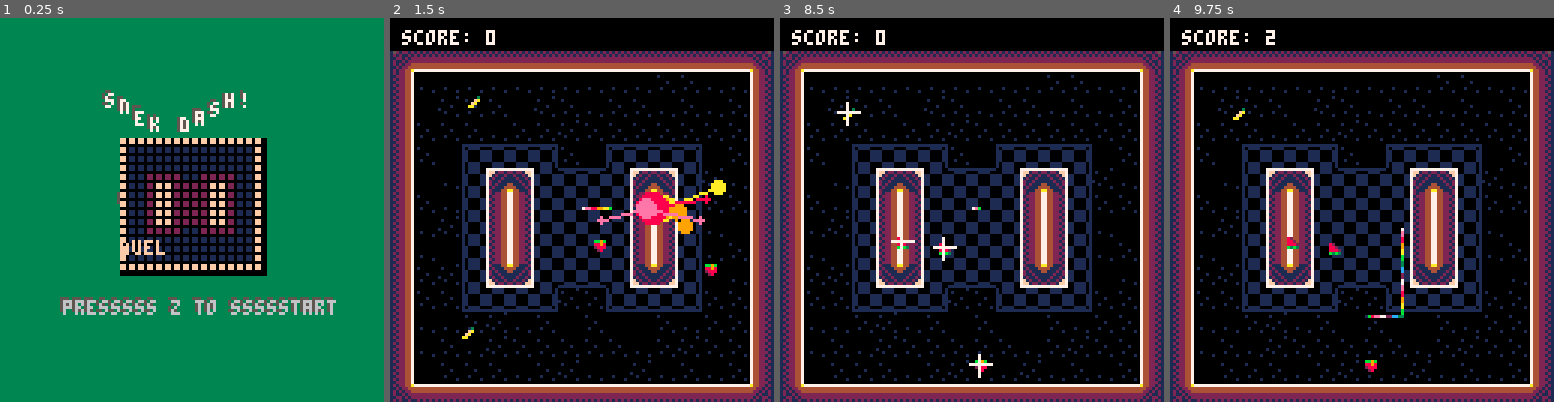
Above: before the commit, frames 1-4 (left to right).
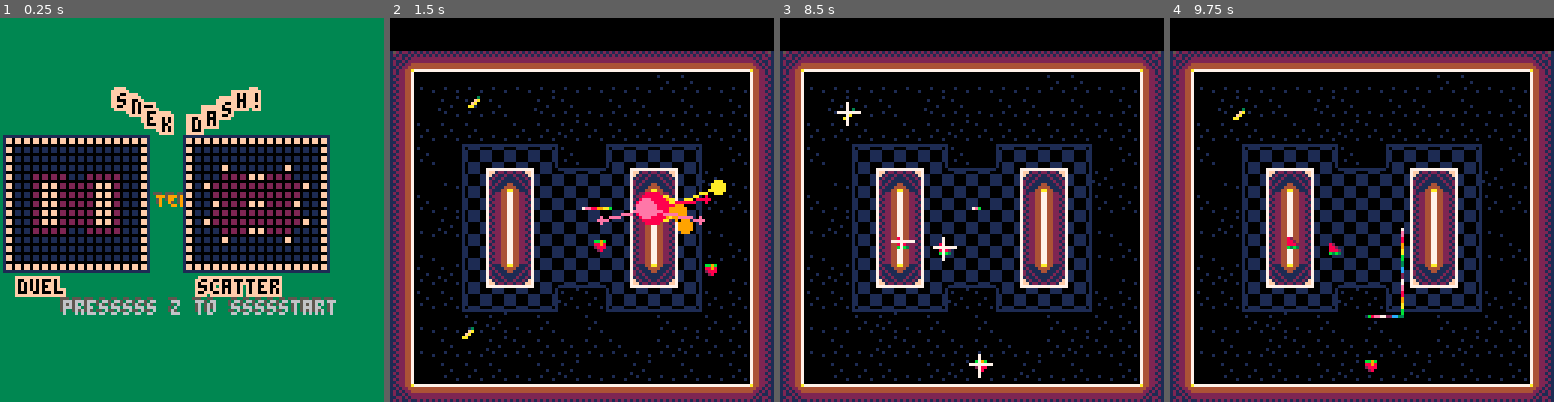
Above: after the commit, the same moments.

Repository: tmelot2/pico-8
Game: PICO-8 cartridge snake-dash-prototype.p8
Two runs of this game, one before a commit and one after it. Both use one fixed random seed, a clock stepped at 60 frames per second and the inputs below.
Inputs:
- Up to frame 1 (0.25 s): no input
- Up to frame 2 (1.5 s): tap O (Z key) at 0.33, 0.7, 1.43 s; tap X (X key) at 1.07 s
- Up to frame 3 (8.5 s): hold Left 1.97-2.37 s; tap X (X key) every 0.33 s from 2.07 to 8.4 s; tap O (Z key) every 0.88 s from 2.22 to 8.4 s; hold Down 2.42-2.82 s; hold Right 2.87-3.53 s; hold Up 3.58-4.08 s; hold Right 4.13-4.53 s; hold Down 4.58-5.08 s; hold Left 5.13-5.8 s; hold Up 5.85-6.18 s; hold Left 6.23-6.63 s; hold Down 6.68-7.08 s; hold Right 7.13-7.8 s; hold Up 7.85-8.35 s; hold Right from 8.4 s (still down)
- Up to frame 4 (9.75 s): tap X (X key) every 0.33 s from 8.73 to 9.73 s; release Right at 8.8 s; hold Down 8.85-9.35 s; tap O (Z key) at 9.28 s; hold Left from 9.4 s (still down)

The runs differ from the first frame. In frame 1, 31% of the frame differs, in the area x 0-86%, y 17-73%; in frame 2, 0.4%; in frame 3, 0.4%; in frame 4, 0.4%.

Commit message:
Update tiny map, add comic text, cleanup

Diff:
--- a/snake-dash-prototype.p8
+++ b/snake-dash-prototype.p8
@@ -152,17 +152,25 @@
   wavyPrintAll(startStr, bx-1, by-1, 2, 5)
   wavyPrintAll(startStr, bx, by, 2, 6)
 
-  draw_tiny_map(1,40,40)
+  sx,sy=2,40
+  for i=0,1 do
+	  draw_tiny_map(i+1,sx+i*60,sy)
+  end
 end
 
 function draw_tiny_map(num,atx,aty)
   local map=levels[num]
-  w,h=16,15
-  size=1 -- rect size
-  pad=2 -- padding between rects
-
+  w,h=16,15 -- map dimension
+  size=1 -- cell size
+  pad=2 -- padding between cells
+
+  -- shadow
+  -- dist=3
+  -- rectfill(atx+dist,aty+dist, dist+atx+(w-1/2)*size+(w-1/2)*pad, dist+aty+(h-1/2)*size+(h-1/2)*pad, 0)
+  --frame
+  rect(atx-1,aty-1, 1+atx+(w-1/2)*size+(w-1/2)*pad, 1+aty+(h-1/2)*size+(h-1/2)*pad, 1)
   -- bg
-  rectfill(atx,aty, atx+w*size+w*pad, aty+h*size+h*pad, 0)
+  rectfill(atx,aty, atx+(w-1/2)*size+(w-1/2)*pad, aty+(h-1/2)*size+(h-1/2)*pad, 0)
 
   for x=0,w-1 do
     for y=0,h-1 do
@@ -176,13 +184,13 @@
       else
         c=1
       end
-      rectfill(atx+(x*size)+(x*pad), aty+(y*size)+(y*pad), atx+(x*size)+size+(x*pad), aty+(y*size)+size+(y*pad), c)
+      rect(atx+(x*size)+(x*pad), aty+(y*size)+(y*pad), atx+(x*size)+size+(x*pad), aty+(y*size)+size+(y*pad), c)
     end
   end
 
   title=map.name
   text_w=4*#title
-  print(title, atx, aty+(h*size)+(h+pad)+2)
+  comictext(title, atx, aty+(h*size)+(h*pad)+2)
 end
 
 
@@ -315,11 +323,6 @@
   -- crumbs
   crumbsdraw()
 
-  -- hud
-  rectfill(0,0,screenwidth, 10, 0)
-  messagedraw()
-  combodraw()
-
   -- text
   print("score: " .. score, 4, 4, 7)
 
@@ -336,6 +339,11 @@
    p.tick+=1
    if (p.tick > 4) then del(shine,p) end
   end
+
+  -- hud
+  rectfill(0,0,screenwidth, 10, 0)
+  messagedraw()
+  combodraw()
 end
 
 function crumbsupdate()
@@ -814,7 +822,8 @@
 
 function wavyPrint(s,x,y,h,c)
   for s in all(s) do
-    print(s,10+x,y + h*sin((1.2*x-timer*1.4)*(3.1459/180)), c)
+    -- print(s,10+x,y + h*sin((1.2*x-timer*1.4)*(3.1459/180)), c)
+    comictext(s,10+x,y + h*sin((1.2*x-timer*1.4)*(3.1459/180)), c)
     x+=5
   end
 end
@@ -831,6 +840,33 @@
     c+=1
   end
   return c
+end
+
+function comictext(s,x,y)
+	w=4
+	-- rectfill(x+2,y-2, x+(#s*w)+4,y+6, 1)
+	for i=1,#s do
+		--u
+		print(s[i], x+i*w, y-1, 15)
+		--d
+		print(s[i], x+i*w, y+1, 15)
+		--l
+		print(s[i], x+i*w-1, y, 15)
+		--r
+		print(s[i], x+i*w+1, y, 15)
+
+		--ul
+		print(s[i], x+i*w-1, y-1, 15)
+		--ur
+		print(s[i], x+i*w+1, y-1, 15)
+		--dl
+		print(s[i], x+i*w-1, y+1, 15)
+		--dr
+		print(s[i], x+i*w+1, y+1, 15)
+
+		--c
+		print(s[i], x+i*w, y, 0)
+	end
 end
 
 function scale_text(str,x,y,c,scale)
